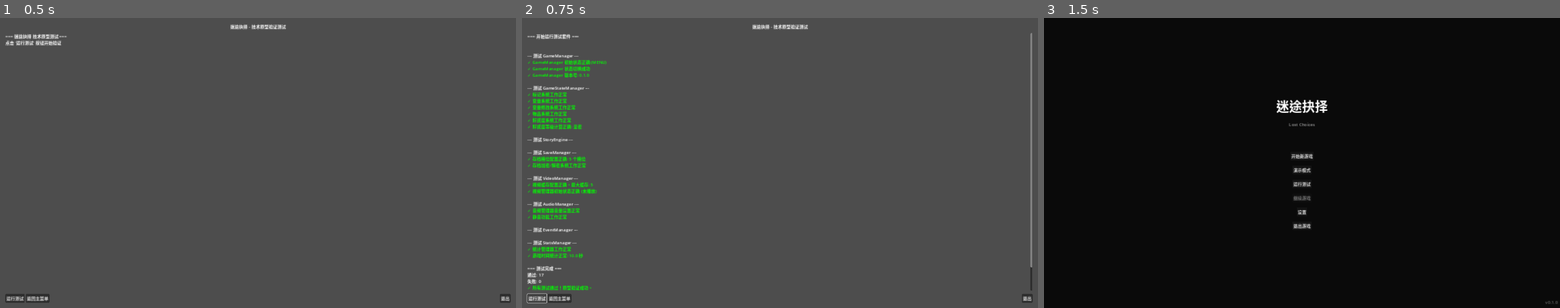
Above: before the commit, frames 1-3 (left to right).
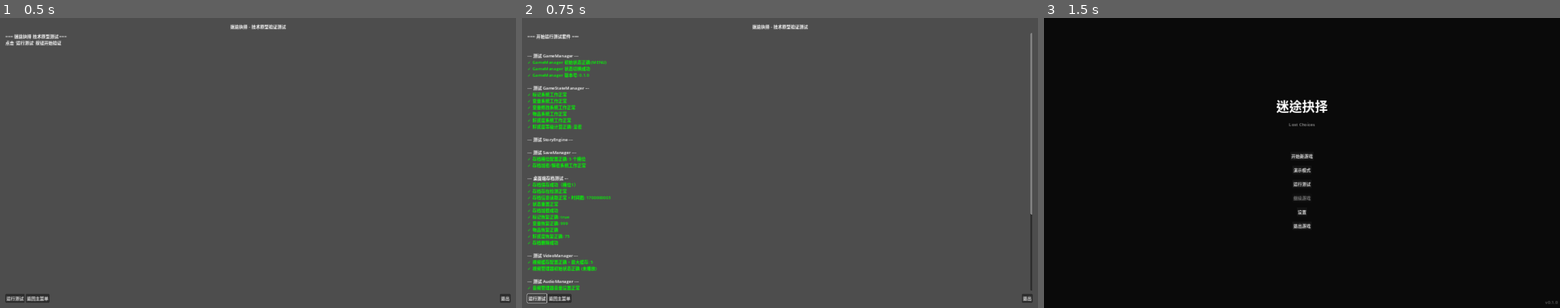
Above: after the commit, the same moments.

Repository: chengxuanxie/lost-choices-game
Game: Godot game, scene res://scenes/test_runner.tscn
The game is run twice, just before and just after one commit, with the same random seed, the same clock (stepped at 60 frames per second) and the same inputs. This scene is started directly instead of the project's main scene.
Inputs:
- Up to frame 1 (0.5 s): no input
- Up to frame 2 (0.75 s): click "运行测试" at 0.5 s
- Up to frame 3 (1.5 s): click "返回主菜单" at 1.25 s

Frame 1 is identical in both runs. In frame 2, 2.1% of the frame differs, in the area x 1-99%, y 54-94%; in frame 3, nothing differs.

Commit message:
补充测试/规整文档

Diff:
--- a/lost-choices/scripts/test/test_runner.gd
+++ b/lost-choices/scripts/test/test_runner.gd
@@ -186,6 +186,99 @@
 	else:
 		_log_error("存档加密/解密系统失败")
 
+	# ===== 桌面端文件存档测试 =====
+	_log("\n--- 桌面端存档测试 ---")
+
+	# 准备测试数据
+	GameStateManager.set_flag("save_test_flag", true)
+	GameStateManager.set_variable("save_test_var", 999)
+	GameStateManager.add_item("save_test_item")
+	GameStateManager.set_relationship("save_test_char", 75)
+
+	# 测试保存游戏
+	var save_success = SaveManager.save_game(1)  # 使用槽位1测试
+	if save_success:
+		_log_success("存档保存成功（槽位1）")
+	else:
+		_log_error("存档保存失败")
+
+	# 测试存档是否存在
+	if SaveManager.save_exists(1):
+		_log_success("存档存在检测正常")
+	else:
+		_log_error("存档存在检测失败")
+
+	# 测试读取存档信息
+	var save_info = SaveManager.get_save_info(1)
+	if not save_info.is_empty() and save_info.has("timestamp"):
+		_log_success("存档信息读取正常，时间戳: %d" % save_info.get("timestamp", 0))
+	else:
+		_log_error("存档信息读取失败")
+
+	# 记录当前状态用于对比
+	var saved_flag = GameStateManager.get_flag("save_test_flag")
+	var saved_var = GameStateManager.get_variable("save_test_var")
+	var saved_relationship = GameStateManager.get_relationship("save_test_char")
+
+	# 清除状态
+	GameStateManager.reset_state()
+
+	# 验证状态已清除
+	if not GameStateManager.get_flag("save_test_flag", false):
+		_log_success("状态重置正常")
+	else:
+		_log_error("状态重置失败")
+
+	# 测试加载游戏
+	var load_success = await SaveManager.load_game(1)
+	if load_success:
+		_log_success("存档加载成功")
+	else:
+		_log_error("存档加载失败")
+
+	# 验证恢复的数据
+	var restored_flag = GameStateManager.get_flag("save_test_flag")
+	var restored_var = GameStateManager.get_variable("save_test_var")
+	var restored_item = GameStateManager.has_item("save_test_item")
+	var restored_relationship = GameStateManager.get_relationship("save_test_char")
+
+	if restored_flag == saved_flag:
+		_log_success("标记恢复正确: %s" % str(restored_flag))
+	else:
+		_log_error("标记恢复错误: 期望 %s, 实际 %s" % [str(saved_flag), str(restored_flag)])
+
+	if restored_var == saved_var:
+		_log_success("变量恢复正确: %d" % restored_var)
+	else:
+		_log_error("变量恢复错误: 期望 %d, 实际 %d" % [saved_var, restored_var])
+
+	if restored_item:
+		_log_success("物品恢复正确")
+	else:
+		_log_error("物品恢复失败")
+
+	if restored_relationship == saved_relationship:
+		_log_success("好感度恢复正确: %d" % restored_relationship)
+	else:
+		_log_error("好感度恢复错误: 期望 %d, 实际 %d" % [saved_relationship, restored_relationship])
+
+	# 测试删除存档
+	var delete_success = SaveManager.delete_save(1)
+	if delete_success:
+		_log_success("存档删除成功")
+	else:
+		_log_error("存档删除失败")
+
+	# 验证存档已删除
+	await get_tree().process_frame
+	if not SaveManager.save_exists(1):
+		_log_success("存档删除验证通过")
+	else:
+		_log_error("存档删除后仍存在")
+
+	# 清理测试数据
+	GameStateManager.reset_state()
+
 func _test_video_manager() -> void:
 	_log("\n--- 测试 VideoManager ---")
 
Not shown, changed: docs/plan.md
Not shown, added: docs/开发工作规范.md
Not shown, added: docs/快速上手指南.md
Not shown, added: lost-choices/docs/开发日志.md
